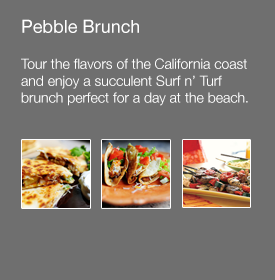
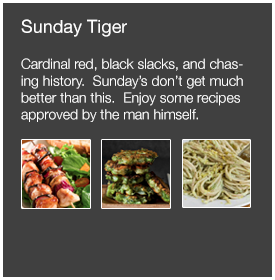
Layered file, before and after one edit (w=275, h=280). Changes by layer:
added layer "stroke" above "Sunday Tiger" over [0, 0, 275, 280]
showed group "Sunday Tiger" (4 layers) over [21, 19, 250, 208]
hid group "Sunday Tiger copy 2" (4 layers) over [21, 19, 250, 208]
"Layer 1": opacity 100% → 75%, painted on it over [0, 0, 275, 280]
